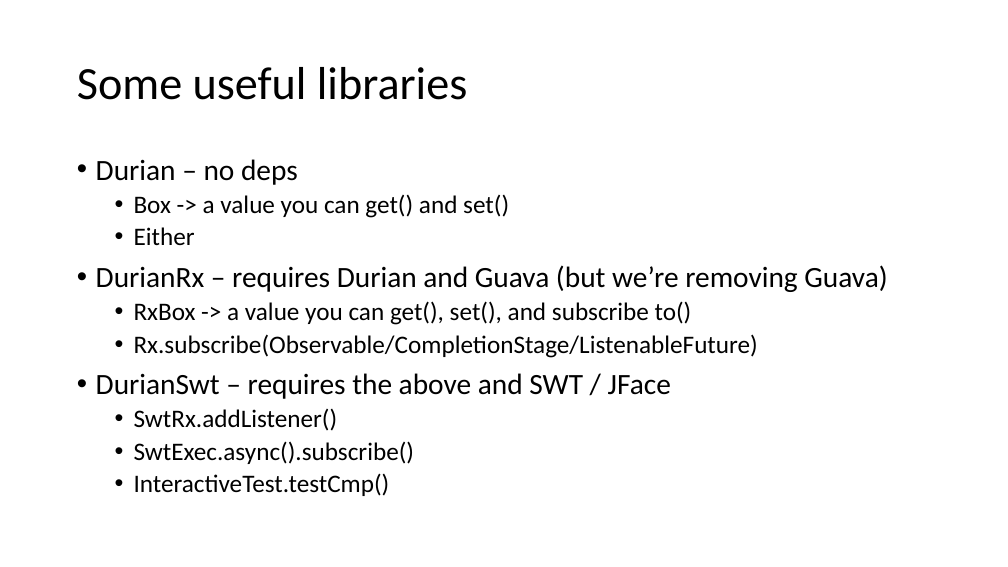
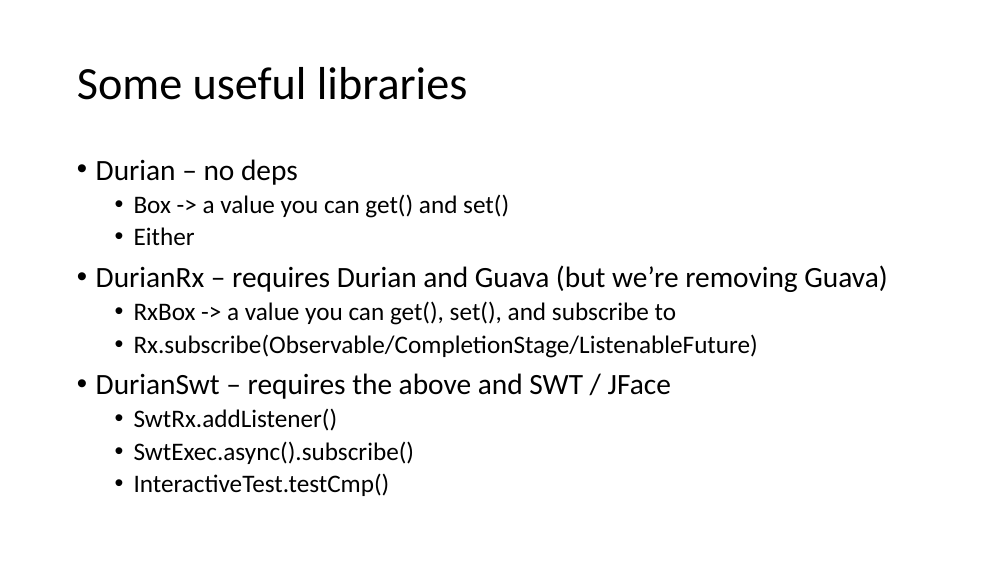
Before and after one commit to diffplug/rxjava-and-swt, a slide deck: slide 13 of RxJava and SWT.pptx. Drawn at 1008x567 pixels with LibreOffice and Linux fonts; fonts in the diff are those of the drawing. Boxes give left, top, right and bottom in pixels: in the first picture for what was removed or moved away, otherwise in the second. Text is boxed around its words. In the diff, an @@ line names an element or a change of style, - is before the commit and + after.

```diff
--- a/RxJava and SWT.pptx
+++ b/RxJava and SWT.pptx
@@ text at box(134, 301, 676, 325): text changed @@
-  • RxBox -> a value you can get(), set(), and subscribe to()
+  • RxBox -> a value you can get(), set(), and subscribe to
```
Also in this commit, not shown: 4 other slides changed, 1 slide removed, 2 other files.
